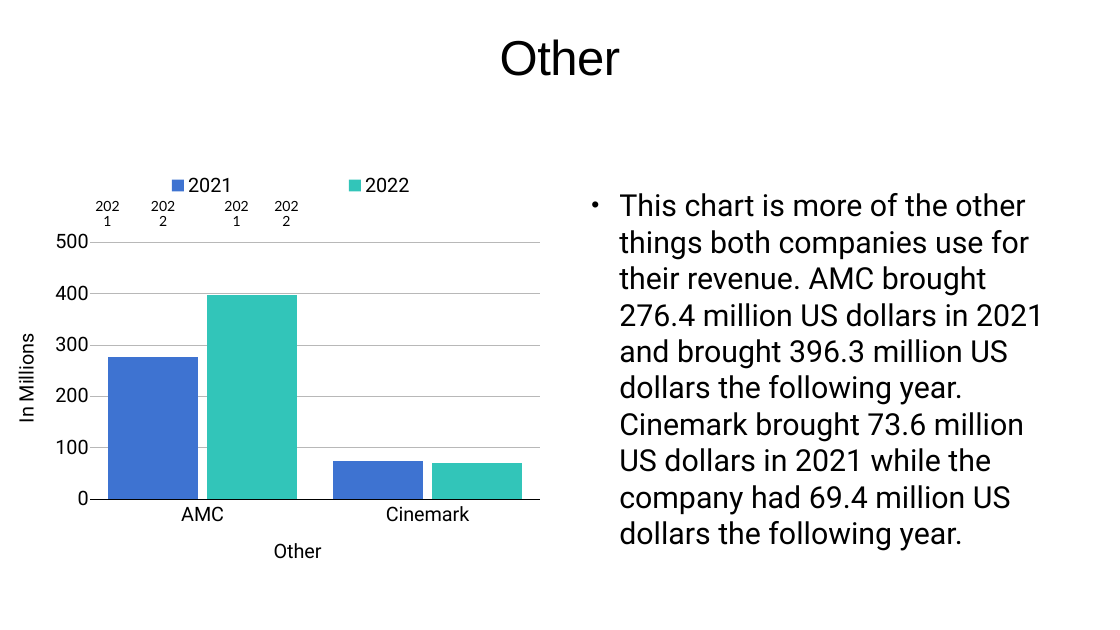
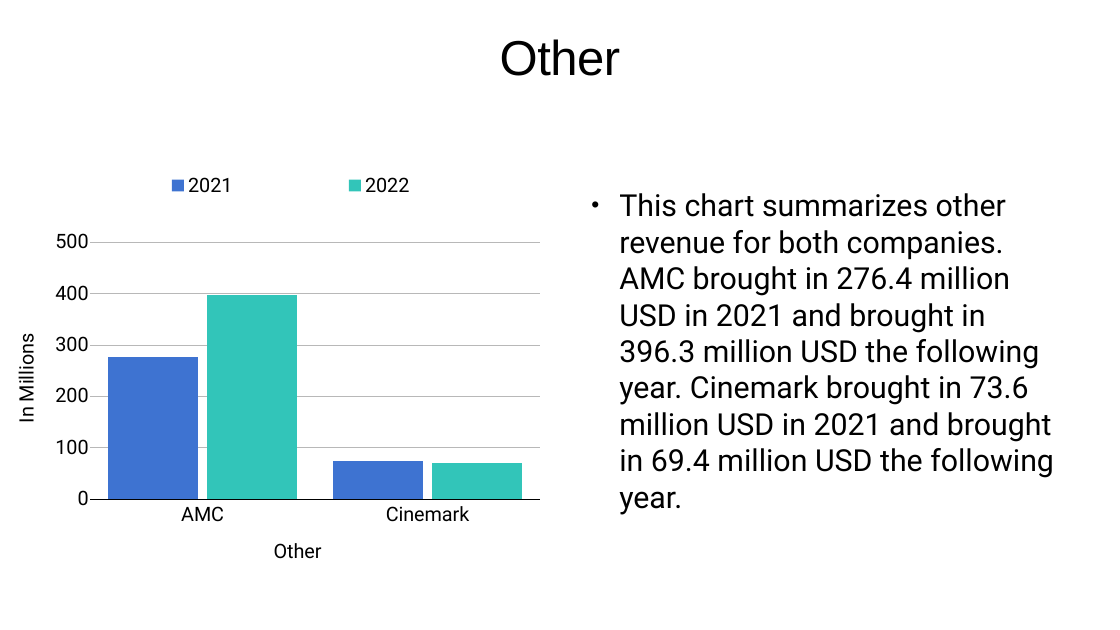
Before and after one commit to Jake-guerrero/Amc-v-Cinemark, a slide deck: slide 4 of Movies.pptx. Drawn at 1120x630 pixels with LibreOffice and Linux fonts; fonts in the diff are those of the drawing. Boxes give left, top, right and bottom in pixels: in the first picture for what was removed or moved away, otherwise in the second. Text is boxed around its words. In the diff, an @@ line names an element or a change of style, - is before the commit and + after.

```diff
--- a/Movies.pptx
+++ b/Movies.pptx
@@ text removed at box(93, 202, 124, 228) @@
-2021
@@ text removed at box(149, 202, 182, 228) @@
-2022
@@ text removed at box(222, 202, 253, 228) @@
-2021
@@ text removed at box(272, 202, 305, 228) @@
-2022
@@ text at box(619, 193, 1054, 515): text changed @@
-• This chart is more of the other things both companies use for their revenue. AMC brought 276.4 million US dollars in 2021 and brought 396.3 million US dollars the following year. Cinemark brought 73.6 million US dollars in 2021 while the company had 69.4 million US dollars the following year.
+• This chart summarizes other revenue for both companies. AMC brought in 276.4 million USD in 2021 and brought in 396.3 million USD the following year. Cinemark brought in 73.6 million USD in 2021 and brought in 69.4 million USD the following year.
```
Also in this commit, not shown: 2 other slides changed, 4 other files.
